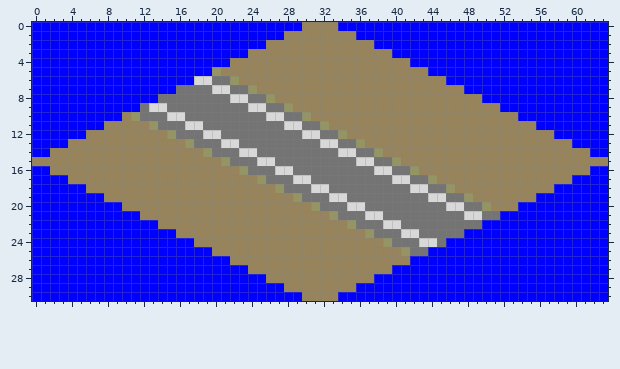
File history of a pixel-art sprite, src/sprites/1011.png. The first picture shows the starting point.
The file is 64x31 pixels.
The same view after the edit:
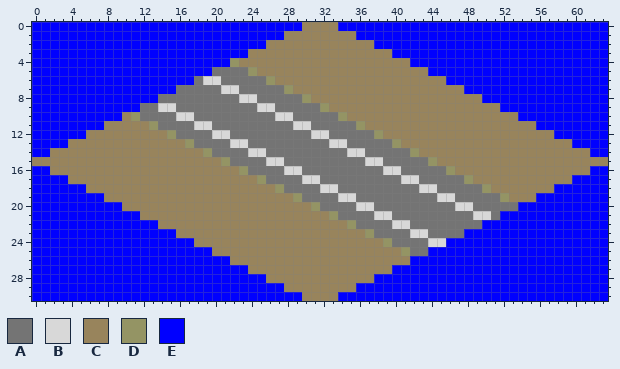
Palette (. is transparent): A #747474  B #d8d8d8  C #98845c  D #949464  E #0000ff
Difference:
Changed rows in their new state; - is an unchanged pixel.
first column x 13:
 4 ---------D-------------------------------
 5 -------AAAAD-----------------------------
 6 -----A-B-AAAAD---------------------------
 7 -------A-B-AAAAD-------------------------
 8 ---------A-B-AAAAD-----------------------
 9 A-B--------A-B-AAAAD---------------------
10 --A-B--------A-B-AAAAD-------------------
11 ----A-B--------A-B-AAAAD-----------------
12 ------A-B--------A-B-AAAAD---------------
13 --------A-B--------A-B-AAAAD-------------
14 ----------A-B--------A-B-AAAAD-----------
15 ------------A-B--------A-B-AAAAD---------
16 --------------A-B--------A-B-AAAAD-------
17 ----------------A-B--------A-B-AAAAD-----
18 ------------------A-B--------A-B-AAAAD---
19 --------------------A-B--------A-B-AAAAD-
20 ----------------------A-B--------A-B-AAAA
21 ------------------------A-B--------A-B---
22 --------------------------A-B------------
23 ----------------------------A-B----------
24 ------------------------------A-B--------
Pixel boxes of the changes (left, top, right, bottom) in both pictures:
changed: (149, 58, 518, 247)
